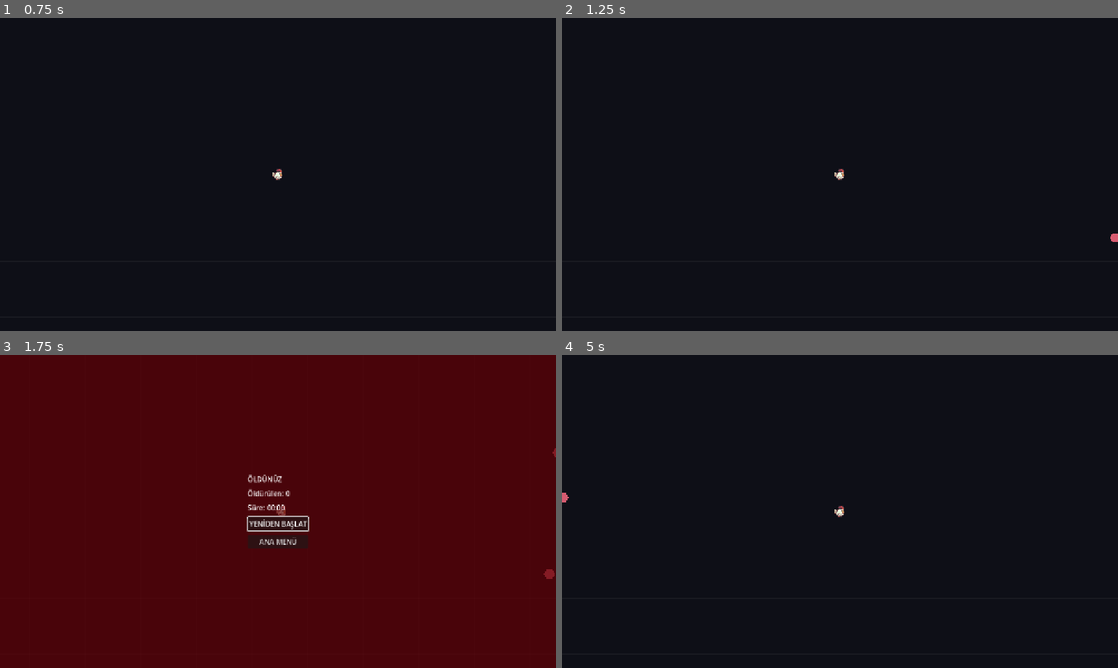
Above: before the commit, frames 1-4 (two rows, left to right).
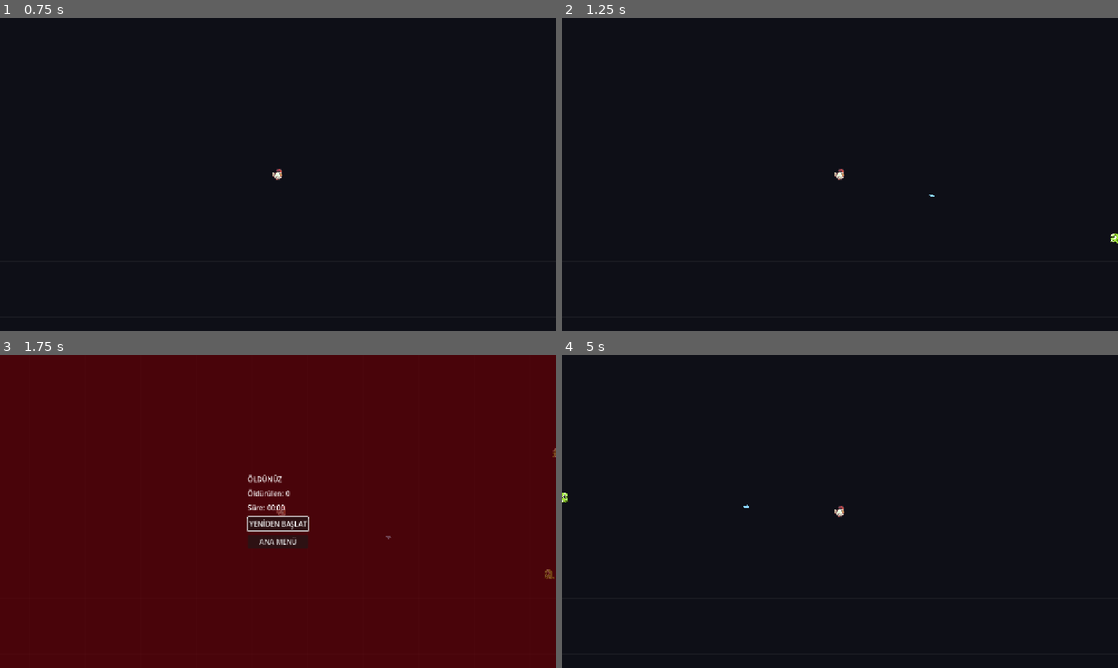
Above: after the commit, the same moments.

Repository: Semi-Bicer/RogueliteBulletHeaven
Game: Godot game, scene res://scenes/ui/StartMenu.tscn
Same seed, same stepped clock (60 frames per second), same inputs: the game is played once before the commit and once after it.
Inputs:
- Up to frame 1 (0.75 s): click "OYNA" at 0.5 s
- Up to frame 2 (1.25 s): no input
- Up to frame 3 (1.75 s): tap Enter at 1.25 s; hold D (move_right) from 1.28 s (still down); tap K at 1.35 s
- Up to frame 4 (5 s): release D (move_right) at 2 s; click "YENİDEN BAŞLAT" at 2 s; hold S (move_down) 2.78-3.5 s; tap K at 2.85 s; click "ANA MENÜ" at 3.5 s; click "OYNA" at 4.25 s

Frame 1 is identical in both runs. In frame 2, less than 0.1% of the frame differs, in the area x 66-100%, y 56-72%; in frame 3, less than 0.1%, in the area x 69-100%, y 29-72%; in frame 4, less than 0.1%.

Commit message:
player ana silah eklendi, düşman sprite'lar eklendi.

Diff:
--- a/scenes/enemies/Enemy.tscn
+++ b/scenes/enemies/Enemy.tscn
@@ -12,9 +12,8 @@
 motion_mode = 1
 script = ExtResource("1_enemy")
 
-[node name="Body" type="Polygon2D" parent="."]
-color = Color(0.84, 0.36, 0.44, 1)
-polygon = PackedVector2Array(14, 0, 7, 12.12, -7, 12.12, -14, 0, -7, -12.12, 7, -12.12)
+[node name="Body" type="Sprite2D" parent="."]
+texture_filter = 1
 
 [node name="CollisionShape2D" type="CollisionShape2D" parent="."]
 shape = SubResource("CircleShape2D_enemy")
--- /dev/null
+++ b/scenes/weapons/MagicMissile.tscn
@@ -0,0 +1,6 @@
+[gd_scene load_steps=2 format=3]
+
+[ext_resource type="Script" path="res://scripts/weapons/MagicMissile.gd" id="1_missile"]
+
+[node name="MagicMissile" type="Node2D"]
+script = ExtResource("1_missile")
--- /dev/null
+++ b/scenes/weapons/Projectile.tscn
@@ -0,0 +1,20 @@
+[gd_scene load_steps=3 format=3]
+
+[ext_resource type="Script" path="res://scripts/weapons/Projectile.gd" id="1_projectile"]
+
+[sub_resource type="CircleShape2D" id="CircleShape2D_bolt"]
+radius = 6.0
+
+[node name="Projectile" type="Area2D"]
+z_index = 5
+collision_layer = 4
+collision_mask = 2
+monitorable = false
+script = ExtResource("1_projectile")
+
+[node name="Body" type="Polygon2D" parent="."]
+color = Color(0.55, 0.85, 1, 1)
+polygon = PackedVector2Array(9, 0, 0, 4, -7, 0, 0, -4)
+
+[node name="CollisionShape2D" type="CollisionShape2D" parent="."]
+shape = SubResource("CircleShape2D_bolt")
--- a/scripts/autoload/UpgradeDB.gd
+++ b/scripts/autoload/UpgradeDB.gd
@@ -1,16 +1,20 @@
 extends Node
 ## Upgrade catalogue and the roll that builds a legal set of level-up choices.
 ##
-## The catalogue is intentionally empty. Filling it is the content task:
-## docs/DESIGN.md section 7 lists the thirteen upgrades this shipped with, the
-## two entry shapes, and the rules `roll()` has to respect.
+## Only the starting weapon is registered so far. docs/DESIGN.md section 7
+## lists the rest of the catalogue, the two entry shapes, and the rules
+## `roll()` has to respect.
 
 const MAX_WEAPONS := 3
 
 ## Entry shapes:
 ##   weapon  -> { id, name, desc, kind = "weapon",  scene, max_level, color }
 ##   passive -> { id, name, desc, kind = "passive", stat, amount, max_level, color }
-const UPGRADES: Array[Dictionary] = []
+const UPGRADES: Array[Dictionary] = [
+	{"id": "magic_missile", "name": "Magic Missile", "desc": "Fires homing bolts at the nearest enemy.",
+		"kind": "weapon", "scene": "res://scenes/weapons/MagicMissile.tscn", "max_level": 8,
+		"color": Color(0.55, 0.85, 1.0)},
+]
 
 
 func get_upgrade(id: String) -> Dictionary:
--- a/scripts/enemies/Enemy.gd
+++ b/scripts/enemies/Enemy.gd
@@ -1,11 +1,13 @@
 class_name Enemy
 extends CharacterBody2D
 ## Swarm unit. Walks straight at the player and damages on contact.
-## All variants share this script; stats come from EnemySpawner.TYPES.
+## All variants share this script; stats and sprite come from EnemySpawner.TYPES.
+## Sprites are drawn facing right and flipped toward the direction of travel.
 
 const KNOCKBACK_DECAY := 9.0
+const HIT_FLASH := Color(2.5, 2.5, 2.5)  ## Overbright modulate washes the sprite white.
 
-@onready var body_visual: Polygon2D = $Body
+@onready var body_visual: Sprite2D = $Body
 @onready var collision: CollisionShape2D = $CollisionShape2D
 
 var max_health: float = 10.0
@@ -14,7 +16,6 @@
 var contact_damage: float = 6.0
 var xp_value: int = 1
 var is_boss: bool = false
-var base_color: Color = Color(0.85, 0.35, 0.42)
 
 var _player: Node2D = null
 var _knockback: Vector2 = Vector2.ZERO
@@ -34,14 +35,12 @@
 	contact_damage = float(data["damage"]) * (1.0 + (mult - 1.0) * 0.5)
 	xp_value = int(data["xp"])
 	is_boss = bool(data.get("boss", false))
-	base_color = data["color"]
 
 	var radius := float(data["size"])
 	var circle := CircleShape2D.new()
 	circle.radius = radius
 	collision.shape = circle
-	body_visual.scale = Vector2.ONE * (radius / 14.0)
-	body_visual.color = base_color
+	body_visual.texture = data["sprite"]
 
 
 func _physics_process(delta: float) -> void:
@@ -56,6 +55,8 @@
 	_knockback = _knockback.move_toward(Vector2.ZERO, KNOCKBACK_DECAY * 60.0 * delta)
 	velocity = desired + _knockback
 	move_and_slide()
+	if not is_zero_approx(desired.x):
+		body_visual.flip_h = desired.x < 0.0
 
 
 func get_contact_damage() -> float:
@@ -75,9 +76,9 @@
 
 
 func _flash() -> void:
-	body_visual.color = Color(1, 1, 1)
+	body_visual.modulate = HIT_FLASH
 	var tween := create_tween()
-	tween.tween_property(body_visual, "color", base_color, 0.12)
+	tween.tween_property(body_visual, "modulate", Color.WHITE, 0.12)
 
 
 func _die() -> void:
--- a/scripts/player/Player.gd
+++ b/scripts/player/Player.gd
@@ -6,6 +6,7 @@
 const ARENA := Rect2(-3000, -3000, 6000, 6000)
 const CONTACT_TICK := 0.45  ## Seconds between contact-damage ticks.
 const IFRAME_FLASH := 0.12
+const STARTING_WEAPON := "magic_missile"
 
 @onready var weapon_root: Node2D = $Weapons
 @onready var hurt_box: Area2D = $HurtBox
@@ -29,6 +30,7 @@
 	health = stats.max_health()
 	_refresh_pickup_radius()
 	pickup_area.area_entered.connect(_on_pickup_area_entered)
+	apply_upgrade(STARTING_WEAPON)
 	EventBus.player_health_changed.emit(health, stats.max_health())
 
 
@@ -128,7 +130,6 @@
 # --- Upgrades -----------------------------------------------------------
 
 ## Single entry point from an upgrade id to a weapon or a stat change.
-## Does nothing until UpgradeDB.UPGRADES has entries.
 func apply_upgrade(id: String) -> void:
 	var data := UpgradeDB.get_upgrade(id)
 	if data.is_empty():
--- a/scripts/systems/EnemySpawner.gd
+++ b/scripts/systems/EnemySpawner.gd
@@ -15,13 +15,13 @@
 
 const TYPES := {
 	"slime": {"health": 11.0, "speed": 52.0, "damage": 7.0, "xp": 1, "size": 13.0,
-		"color": Color(0.84, 0.36, 0.44)},
+		"sprite": preload("res://assets/sprites/enemies/slime.png")},
 	"bat": {"health": 7.0, "speed": 96.0, "damage": 5.0, "xp": 1, "size": 10.0,
-		"color": Color(0.58, 0.44, 0.86)},
+		"sprite": preload("res://assets/sprites/enemies/bat.png")},
 	"brute": {"health": 46.0, "speed": 40.0, "damage": 14.0, "xp": 4, "size": 20.0,
-		"color": Color(0.90, 0.56, 0.26)},
+		"sprite": preload("res://assets/sprites/enemies/brute.png")},
 	"husk": {"health": 120.0, "speed": 34.0, "damage": 20.0, "xp": 9, "size": 27.0,
-		"color": Color(0.45, 0.72, 0.52)},
+		"sprite": preload("res://assets/sprites/enemies/husk.png")},
 }
 
 ## Each phase: from `time` seconds on, spawn `batch` enemies every `every`
--- /dev/null
+++ b/scripts/weapons/MagicMissile.gd
@@ -0,0 +1,39 @@
+extends WeaponBase
+## Starting weapon. Fires homing bolts at the nearest enemies; with nothing
+## alive it fires along the player's facing. Stats follow docs/DESIGN.md §5.
+
+const PROJECTILE := preload("res://scenes/weapons/Projectile.tscn")
+const SPEED := 430.0
+const SPREAD := 0.35  ## Radians of jitter for bolts that share a target.
+
+var damage: float = 10.0
+var bolts: int = 1
+var pierce: int = 0
+
+
+func _configure() -> void:
+	damage = 10.0 + (level - 1) * 4.0
+	bolts = 1 + (level - 1) / 2
+	pierce = (level - 1) / 3
+	base_cooldown = maxf(0.28, 0.85 - (level - 1) * 0.05)
+
+
+func _fire() -> void:
+	var parent := get_tree().get_first_node_in_group("projectile_parent")
+	if parent == null:
+		return
+	var count := bolts + int(player.stats.extra_projectiles)
+	var targets := nearest_enemies(count)
+	var origin: Vector2 = player.global_position
+	for i in count:
+		var dir: Vector2
+		if targets.is_empty():
+			dir = player.facing.rotated(randf_range(-SPREAD, SPREAD) if i > 0 else 0.0)
+		elif i < targets.size():
+			dir = origin.direction_to(targets[i].global_position)
+		else:
+			dir = origin.direction_to(targets[-1].global_position).rotated(randf_range(-SPREAD, SPREAD))
+		var bolt := PROJECTILE.instantiate()
+		bolt.setup(dir * SPEED, damage_of(damage), pierce)
+		parent.add_child(bolt)
+		bolt.global_position = origin
--- /dev/null
+++ b/scripts/weapons/Projectile.gd
@@ -0,0 +1,65 @@
+class_name Projectile
+extends Area2D
+## Player bolt. Flies straight, gently homes on the nearest enemy in range,
+## and damages each enemy at most once so pierce cannot double-dip.
+
+const LIFETIME := 2.4
+const HOMING_RANGE := 260.0
+const HOMING_STRENGTH := 3.0  ## Slerp weight per second.
+
+var velocity: Vector2 = Vector2.ZERO
+var damage: float = 10.0
+var pierce_left: int = 0
+
+var _life: float = LIFETIME
+var _hit: Dictionary = {}  ## instance id -> true
+
+
+func setup(vel: Vector2, dmg: float, pierce: int) -> void:
+	velocity = vel
+	damage = dmg
+	pierce_left = pierce
+	rotation = vel.angle()
+
+
+func _ready() -> void:
+	body_entered.connect(_on_body_entered)
+
+
+func _physics_process(delta: float) -> void:
+	_life -= delta
+	if _life <= 0.0:
+		queue_free()
+		return
+	var target := _nearest_target()
+	if target != null:
+		var speed := velocity.length()
+		var want := global_position.direction_to(target.global_position) * speed
+		velocity = velocity.slerp(want, minf(1.0, HOMING_STRENGTH * delta))
+	global_position += velocity * delta
+	rotation = velocity.angle()
+
+
+func _nearest_target() -> Node2D:
+	var best: Node2D = null
+	var best_d := HOMING_RANGE * HOMING_RANGE
+	for e in get_tree().get_nodes_in_group("enemies"):
+		if _hit.has(e.get_instance_id()):
+			continue
+		var d: float = global_position.distance_squared_to(e.global_position)
+		if d < best_d:
+			best_d = d
+			best = e
+	return best
+
+
+func _on_body_entered(body: Node2D) -> void:
+	if not body.has_method("take_damage") or _hit.has(body.get_instance_id()):
+		return
+	_hit[body.get_instance_id()] = true
+	body.take_damage(damage)
+	if pierce_left <= 0:
+		queue_free.call_deferred()
+		set_deferred("monitoring", false)
+	else:
+		pierce_left -= 1
Binary file added: assets/sprites/characters/modern_swordsman.png
Not shown, added: assets/sprites/characters/modern_swordsman.png.import
Binary file added: assets/sprites/enemies/bat.png
Not shown, added: assets/sprites/enemies/bat.png.import
Binary file added: assets/sprites/enemies/brute.png
Not shown, added: assets/sprites/enemies/brute.png.import
Binary file added: assets/sprites/enemies/husk.png
Not shown, added: assets/sprites/enemies/husk.png.import
Binary file added: assets/sprites/enemies/slime.png
Not shown, added: assets/sprites/enemies/slime.png.import
Not shown, added: scripts/weapons/MagicMissile.gd.uid
Not shown, added: scripts/weapons/Projectile.gd.uid
(and 1 more such lines)
